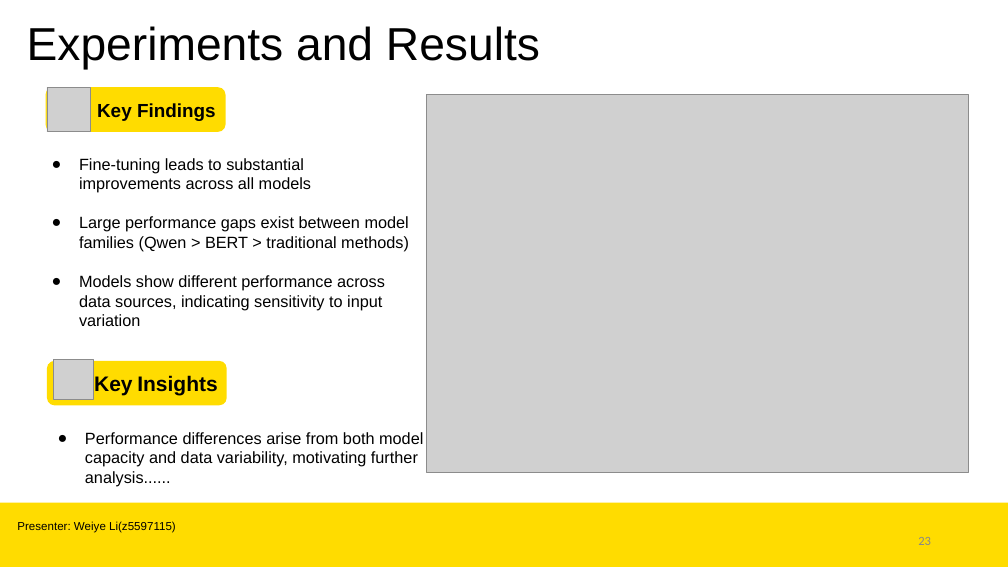
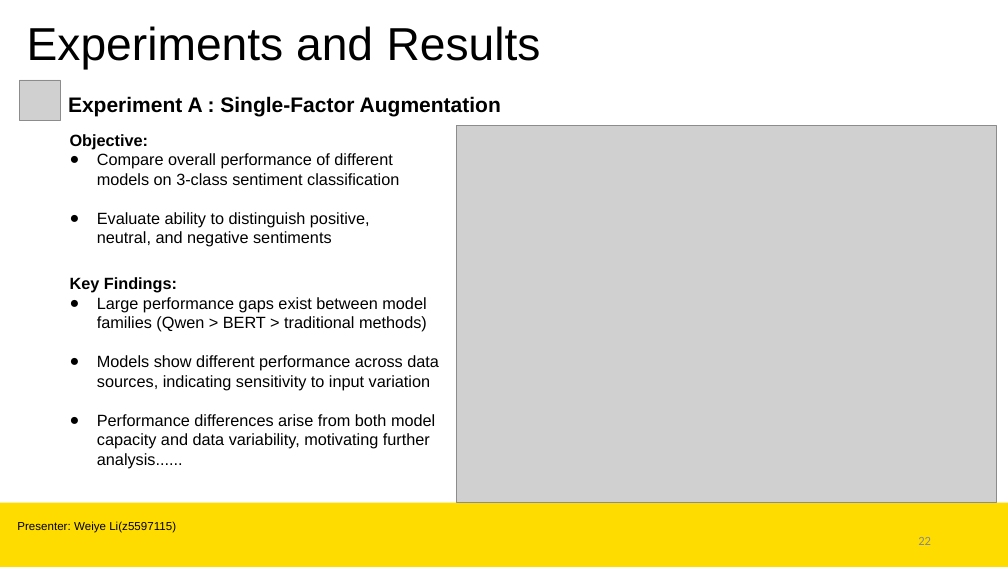
Before and after one commit to SenRanja/CloseClaw, a slide deck: slide 22 of presentation/CloseClowPresentation.pptx (slide 23 before the commit). Drawn at 1008x567 pixels with LibreOffice and Linux fonts; fonts in the diff are those of the drawing; grey boxes stand for pictures; background and template pictures are left out. Boxes give left, top, right and bottom in pixels: in the first picture for what was removed or moved away, otherwise in the second. Text is boxed around its words. In the diff, an @@ line names an element or a change of style, - is before the commit and + after.

```diff
--- a/presentation/CloseClowPresentation.pptx
+++ b/presentation/CloseClowPresentation.pptx
@@ picture added at <box>20,80,60,120</box> @@
@@ rounded rectangle removed at <box>45,87,225,132</box> @@
-Key Findings
@@ picture removed at <box>47,87,91,132</box> @@
@@ text added at <box>68,96,501,116</box>, 20 pt, text #000000, bold @@
+Experiment A : Single-Factor Augmentation
@@ text added at <box>70,134,399,247</box>, 15.5 pt, text #000000 @@
+Objective:
+● Compare overall performance of different models on 3-class sentiment classification
+● Evaluate ability to distinguish positive, neutral, and negative sentiments
@@ picture: place and size @@
-picture at <box>426,95,969,473</box>
+picture at <box>457,126,997,502</box>
@@ text "Key Findings:": place and size @@
-text "Key Findings:" at <box>79,158,409,326</box>
+text "Key Findings:" at <box>70,277,439,468</box>
@@ text at <box>70,277,177,293</box>: text changed; bold on @@
-● Fine-tuning leads to substantial improvements across all models
+Key Findings:
@@ rounded rectangle removed at <box>47,361,227,405</box> @@
-Key Insights
@@ picture removed at <box>53,360,93,400</box> @@
@@ text at <box>97,414,435,468</box>: paragraph added @@
+● Performance differences arise from both model capacity and data variability, motivating further analysis......
@@ text removed at <box>85,432,423,486</box> @@
-● Performance differences arise from both model capacity and data variability, motivating further analysis......
```
Also in this commit, not shown: 4 other slides changed, 1 slide added, 6 slides removed, 2 other files.
